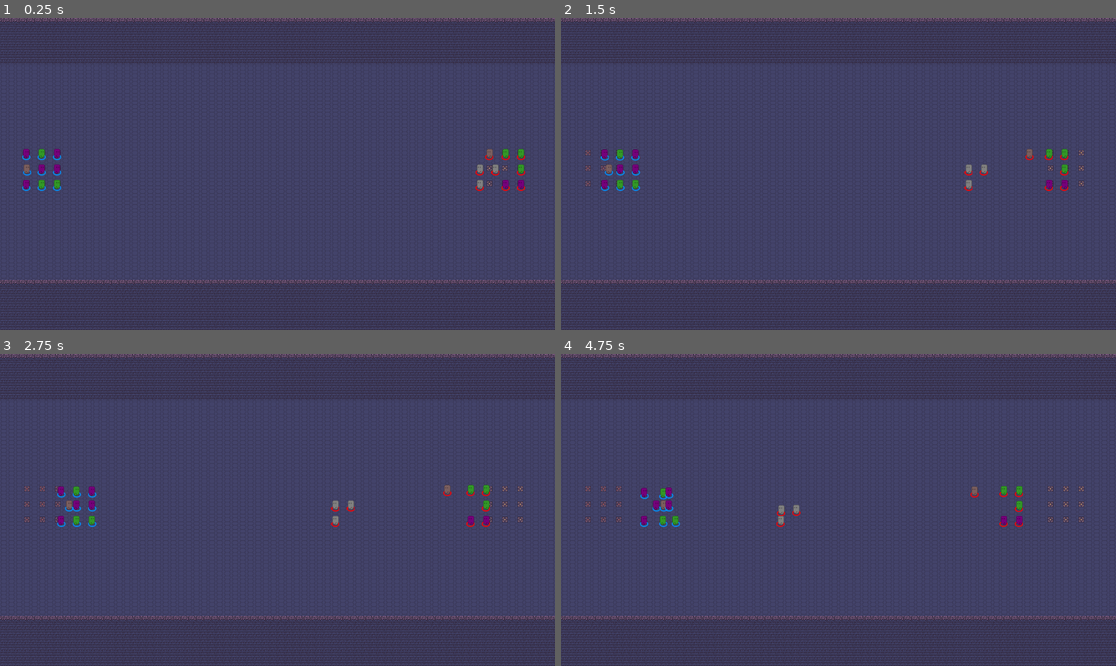
Above: before the commit, frames 1-4 (two rows, left to right).
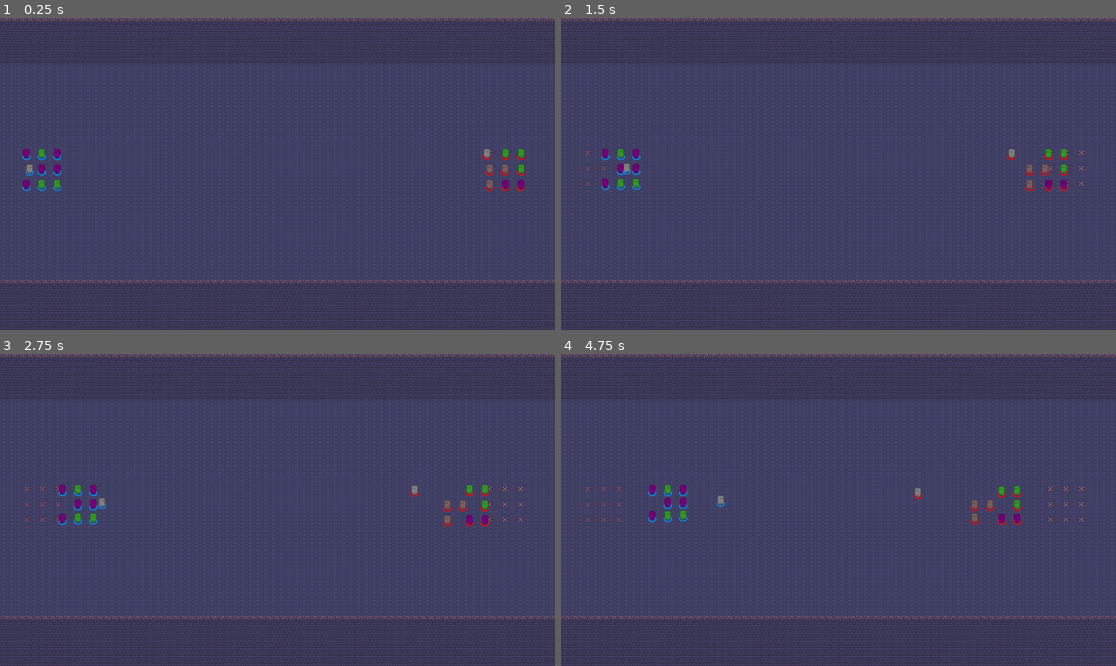
Above: after the commit, the same moments.

Repository: FontysRyan/PizzaProject1St2
Game: Godot game, scene res://Scenes/Combat test/TestScene_Combat.tscn
The game is run twice, just before and just after one commit, with the same random seed, the same clock (stepped at 60 frames per second) and the same inputs. This scene is started directly instead of the project's main scene.
Inputs (mouse positions are in pixels of both pictures, inside the frame that each line leads up to):
- Up to frame 1 (0.25 s): no input
- Up to frame 2 (1.5 s): move the mouse to (960, 158) at 0.52 s; click (960, 158) at 0.67 s; drag from (727, 189) to (599, 152) at 1.27 s
- Up to frame 3 (2.75 s): move the mouse to (333, 441) at 2.02 s; click (333, 441) at 2.17 s
- Up to frame 4 (4.75 s): drag from (810, 572) to (638, 488) at 2.77 s; move the mouse to (1005, 556) at 3.52 s; click (1005, 556) at 3.67 s; drag from (672, 463) to (1016, 488) at 4.27 s

The runs differ from the first frame. In frame 1, 0.4% of the frame differs, in the area x 4-95%, y 42-56%; in frame 2, 0.7%; in frame 3, 0.9%; in frame 4, 1.2%, in the area x 14-84%, y 41-56%.

Commit message:
Balance unit stats and improve projectile targeting
Adjusted movement speed, damage, and health for Archer, Pirate, and Warrior units for better game balance. Improved fireball projectile logic to handle targeting and collisions more robustly, including proper damage application and cleanup. Fixed unit type selection order in UnitSpawner and ensured melee attacks check for valid targets before dealing damage.

Diff:
--- a/Resources/units/Archer.tres
+++ b/Resources/units/Archer.tres
@@ -6,8 +6,9 @@
 script = ExtResource("1_8uu6i")
 type = "ranged"
 description = "weaker unit but shoots arrows faster"
-movement_speed = 29.0
-damage = 17.0
+attack_speed = 1.5
+movement_speed = 30.0
+damage = 5.0
 crit_chance = 20.0
 crit_modifier = 1.5
 range = 250.0
--- a/Resources/units/Pirate.tres
+++ b/Resources/units/Pirate.tres
@@ -7,7 +7,7 @@
 max_hp = 30.0
 attack_speed = 2.5
 attack_amount = 2
-movement_speed = 29.0
+movement_speed = 30.0
 damage = 14.0
 crit_chance = 10.0
 crit_modifier = 1.5
--- a/Resources/units/Warrior.tres
+++ b/Resources/units/Warrior.tres
@@ -5,9 +5,9 @@
 [resource]
 script = ExtResource("1_7iqum")
 type = "melee"
-max_hp = 50.0
+max_hp = 60.0
 attack_speed = 1.0
-movement_speed = 120.0
+movement_speed = 60.0
 damage = 15.0
 crit_chance = 30.0
 crit_modifier = 1.3
--- a/Scenes/Combat test/UnitSpawner.gd
+++ b/Scenes/Combat test/UnitSpawner.gd
@@ -47,9 +47,9 @@
 		1:
 			return "Archer"  # example
 		2:
+			return "Warrior"
+		3:
 			return "Knight"
-		3:
-			return "Warrior"
 		4:
 			return "Pirate"
 
--- a/Scenes/Combat test/fireball_light.gd
+++ b/Scenes/Combat test/fireball_light.gd
@@ -5,6 +5,8 @@
 var direction = Vector2.RIGHT  # will be set at spawn
 var damage: int
 signal hit_target(body)
+@export var target: CharacterBody2D
+var has_hit = false
 
 func _ready():
 	connect("body_entered", Callable(self, "_on_body_entered"))
@@ -19,16 +21,31 @@
 	position += direction * speed * delta
 	rotation = direction.angle()
 
+
 func _on_body_entered(body):
-	# Ignore enemies and non-collisions
-	#print("I GOT YOU")
-	if body.has_method("take_damage"):
-		body.take_damage(damage)
+	if has_hit:
+		return  # already hit something this frame
+
+	if not body.is_in_group("units"):
+		return  # ignore non-units
+
+	# --- Case 1: Target still alive and matches the collision ---
+	if is_instance_valid(target) and body == target:
+		has_hit = true
+		if body.has_method("take_damage"):
+			body.take_damage(damage)
 		queue_free()
+		return
 
-	if body.is_in_group("units"):
-		emit_signal("hit_target", body)
+	# --- Case 2: Target is gone (null or freed) ---
+	if target == null or not is_instance_valid(target):
+		has_hit = true
+		if body.has_method("take_damage"):
+			body.take_damage(damage)
+		queue_free()
 		return
-	else:
-		queue_free()
-	# Emit signal instead of just printing
+
+func Pickname() -> int:
+	var num = randi() % 4 + 1  # 1..4
+
+	return num
--- a/Scenes/Combat test/test_unit.gd
+++ b/Scenes/Combat test/test_unit.gd
@@ -140,6 +140,8 @@
 	# Basic attack printout
 	if stats.type == "melee":
 			# Deal damage
+		if target == null or not is_instance_valid(target):
+			return
 		if target.has_method("take_damage"):
 			target.take_damage(stats.damage)
 		#print(target.name, " HP:", target.Current_hp, "/", target.stats.max_hp)
@@ -171,6 +173,7 @@
 		#Fired_Projectile.speed = stats.attack_speed
 		#Fired_Projectile.owner_faction = faction
 		Fired_Projectile.damage = stats.damage
+		Fired_Projectile.target = target
 		get_parent().add_child(Fired_Projectile)
 		await get_tree().create_timer(0.1).timeout
 		i += 1
